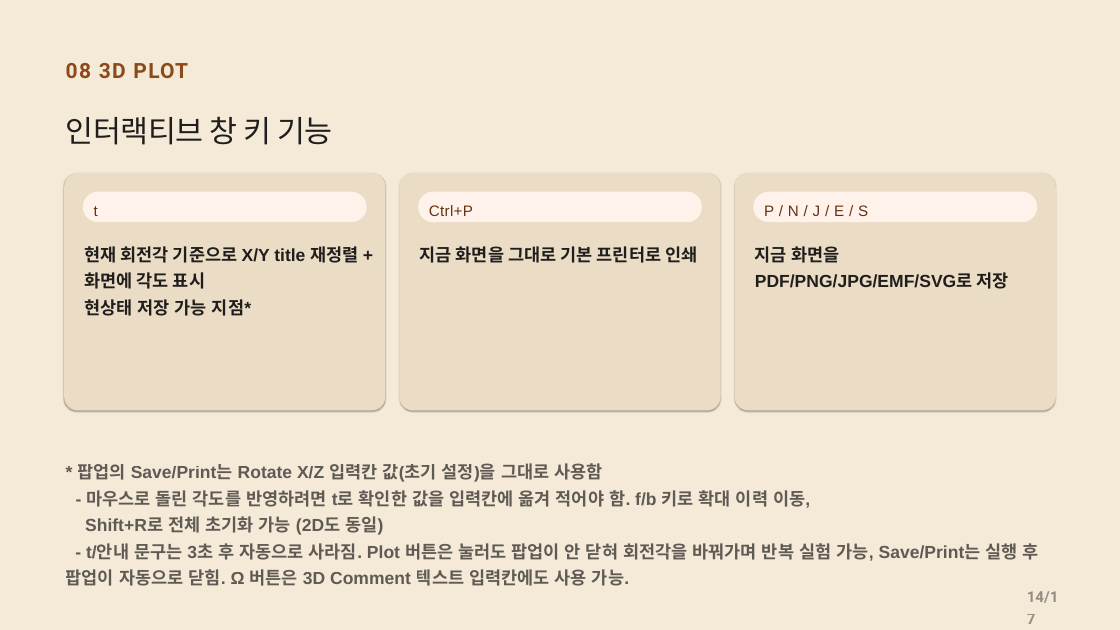
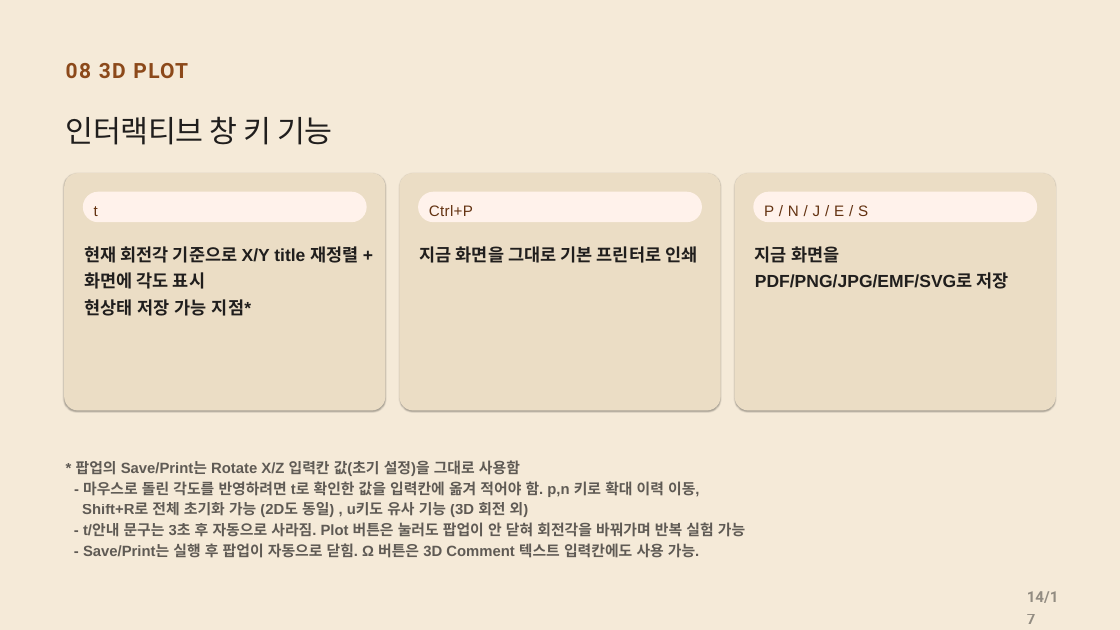
Before and after one commit to CWKIM113/CathPlot_Pub, a slide deck: slide 14 of CathPlot_Deck.pptx. Drawn at 1120x630 pixels with LibreOffice and Linux fonts; fonts in the diff are those of the drawing. Boxes give left, top, right and bottom in pixels: in the first picture for what was removed or moved away, otherwise in the second. Text is boxed around its words. In the diff, an @@ line names an element or a change of style, - is before the commit and + after.

```diff
--- a/CathPlot_Deck.pptx
+++ b/CathPlot_Deck.pptx
@@ text at (76,460,745,558): text changed; size 22.5 to 19.1 pt @@
-* 팝업의 Save/Print는 Rotate X/Z 입력칸 값(초기 설정)을 그대로 사용함
-- 마우스로 돌린 각도를 반영하려면 t로 확인한 값을 입력칸에 옮겨 적어야 함. f/b 키로 확대 이력 이동,
-Shift+R로 전체 초기화 가능 (2D도 동일)
-- t/안내 문구는 3초 후 자동으로 사라짐. Plot 버튼은 눌러도 팝업이 안 닫혀 회전각을 바꿔가며 반복 실험 가능, Save/Print는 실행 후 팝업이 자동으로 닫힘. Ω 버튼은 3D Comment 텍스트 입력칸에도 사용 가능.
+* 팝업의 Save/Print는 Rotate X/Z 입력칸 값(초기 설정)을 그대로 사용함
+- 마우스로 돌린 각도를 반영하려면 t로 확인한 값을 입력칸에 옮겨 적어야 함. p,n 키로 확대 이력 이동,
+Shift+R로 전체 초기화 가능 (2D도 동일) , u키도 유사 기능 (3D 회전 외)
+- t/안내 문구는 3초 후 자동으로 사라짐. Plot 버튼은 눌러도 팝업이 안 닫혀 회전각을 바꿔가며 반복 실험 가능
+- Save/Print는 실행 후 팝업이 자동으로 닫힘. Ω 버튼은 3D Comment 텍스트 입력칸에도 사용 가능.
```
Also in this commit, not shown: 3 other slides changed, 1 other file.
